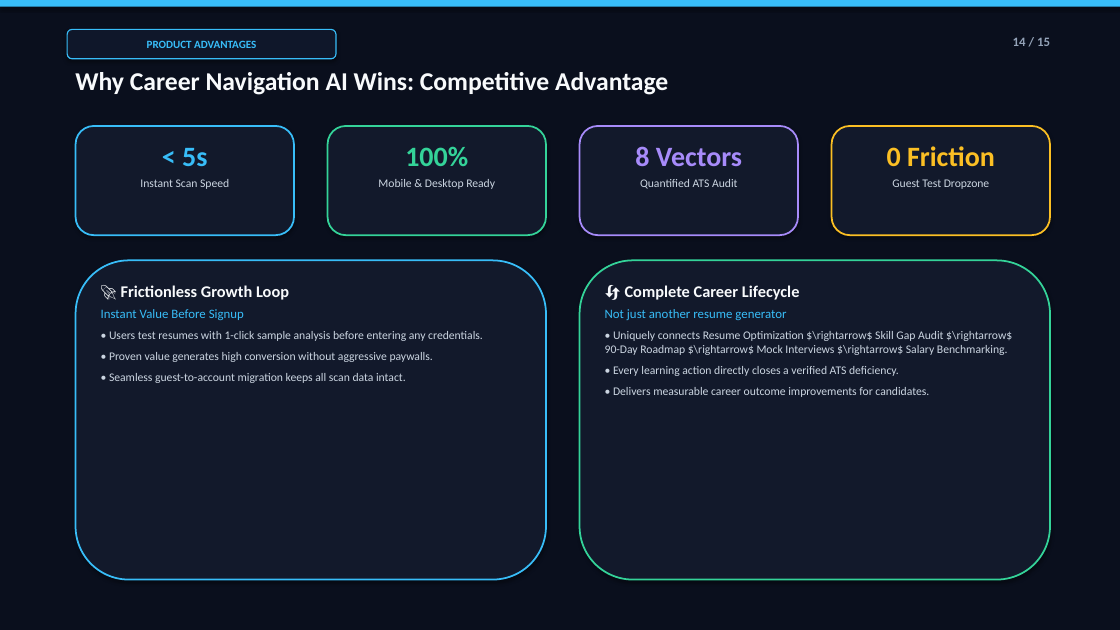
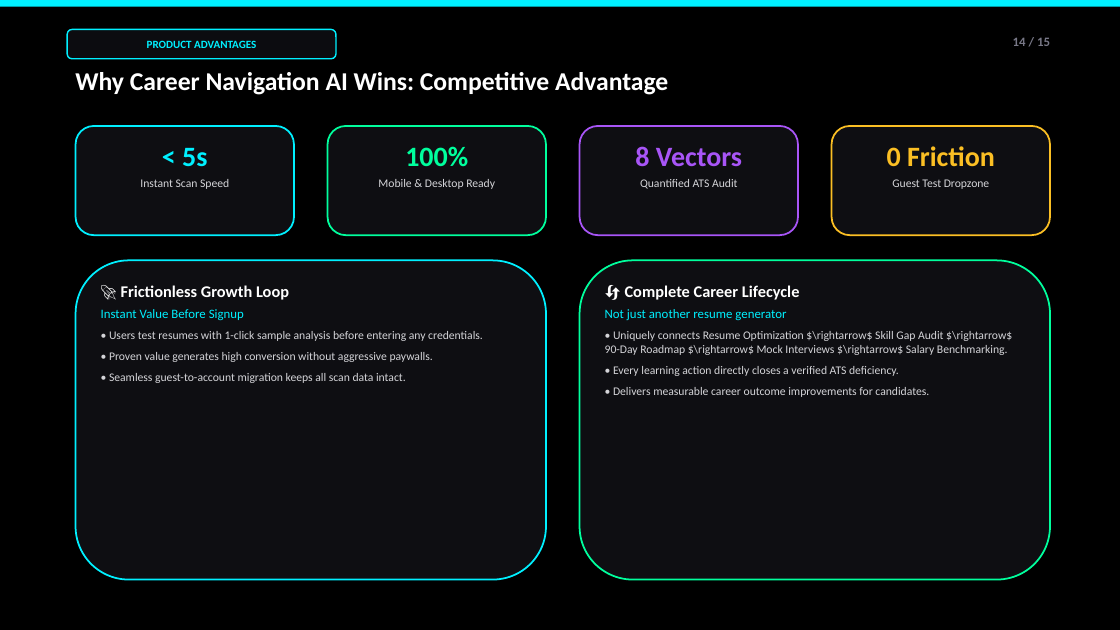
Before and after one commit to raj40870-pixel/Ai-skill-, a slide deck: slide 14 of The_Hustlers_Career_Nav_AI_Presentation.pptx. Drawn at 1120x630 pixels with LibreOffice and Linux fonts; fonts in the diff are those of the drawing. Boxes give left, top, right and bottom in pixels: in the first picture for what was removed or moved away, otherwise in the second. Text is boxed around its words. In the diff, an @@ line names an element or a change of style, - is before the commit and + after.

```diff
--- a/The_Hustlers_Career_Nav_AI_Presentation.pptx
+++ b/The_Hustlers_Career_Nav_AI_Presentation.pptx
@@ rectangle at bbox=[0, 0, 1120, 630]: fill #0A0F1D to #000000 @@
@@ rectangle at bbox=[0, 0, 1120, 7]: fill #38BDF8 to #00F0FF @@
@@ rounded rectangle "PRODUCT ADVANTAGES" at bbox=[67, 29, 336, 59]: text colour #38BDF8 to #00F0FF; fill #0F172A to #0C0C10; outline #38BDF8 1 pt to #00F0FF 1.2 pt @@
@@ text "14 / 15" at bbox=[1013, 37, 1050, 46]: text colour #94A3B8 to #787887 @@
@@ text "Why Career Navigation AI Wins: ..." at bbox=[75, 72, 668, 95]: text colour #F8FAFC to #FFFFFF @@
@@ rounded rectangle at bbox=[76, 126, 294, 235]: fill #12192B to #0E0E12; outline #38BDF8 1.5 pt to #00F0FF 1.5 pt @@
@@ text "< 5s" at bbox=[140, 148, 229, 189]: text colour #38BDF8 to #00F0FF in "< 5s"; text colour #CBD5E1 to #D4D4D8 in "Instant Scan Speed" @@
@@ rounded rectangle at bbox=[328, 126, 546, 235]: fill #12192B to #0E0E12; outline #34D399 1.5 pt to #00FF9D 1.5 pt @@
@@ text "100%" at bbox=[378, 146, 495, 189]: text colour #34D399 to #00FF9D in "100%"; text colour #CBD5E1 to #D4D4D8 in "Mobile & Desktop Ready" @@
@@ rounded rectangle at bbox=[580, 126, 798, 235]: fill #12192B to #0E0E12; outline #A78BFA 1.5 pt to #A855F7 1.5 pt @@
@@ text "8 Vectors" at bbox=[635, 146, 742, 189]: text colour #A78BFA to #A855F7 in "8 Vectors"; text colour #CBD5E1 to #D4D4D8 in "Quantified ATS Audit" @@
@@ rounded rectangle at bbox=[832, 126, 1050, 235]: fill #12192B to #0E0E12 @@
@@ text at bbox=[892, 179, 989, 189]: text colour #CBD5E1 to #D4D4D8 in "Guest Test Dropzone" @@
@@ rounded rectangle at bbox=[76, 260, 546, 580]: fill #12192B to #0E0E12; outline #38BDF8 1.5 pt to #00F0FF 1.5 pt @@
@@ rounded rectangle at bbox=[580, 260, 1050, 580]: fill #12192B to #0E0E12; outline #34D399 1.5 pt to #00FF9D 1.5 pt @@
@@ text "🚀 Frictionless Growth Loop" at bbox=[101, 285, 483, 383]: text colour #F8FAFC to #FFFFFF in "🚀 Frictionless Growth Loop"; text colour #38BDF8 to #00F0FF in "Instant Value Before Signup"; text colour #CBD5E1 to #D4D4D8 in "• Users test resumes with 1-click sample ...", "• Proven value generates high conversion without ...", "• Seamless guest-to-account migration keeps all scan ..." @@
@@ text "🔄 Complete Career Lifecycle" at bbox=[605, 285, 1012, 397]: text colour #F8FAFC to #FFFFFF in "🔄 Complete Career Lifecycle"; text colour #38BDF8 to #00F0FF in "Not just another resume generator"; text colour #CBD5E1 to #D4D4D8 in "• Uniquely connects Resume Optimization $\rightarrow$ Skill ...", "• Every learning action directly closes a ...", "• Delivers measurable career outcome improvements for ..." @@
```
Also in this commit, not shown: 14 other slides changed, 15 other files.
